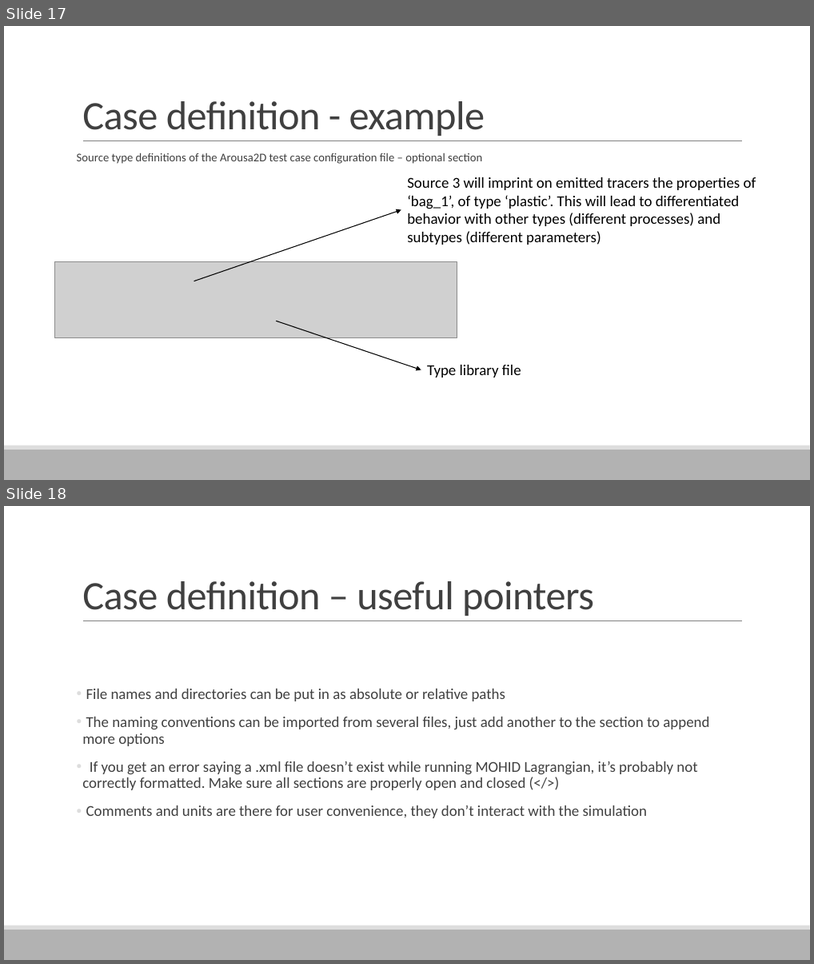
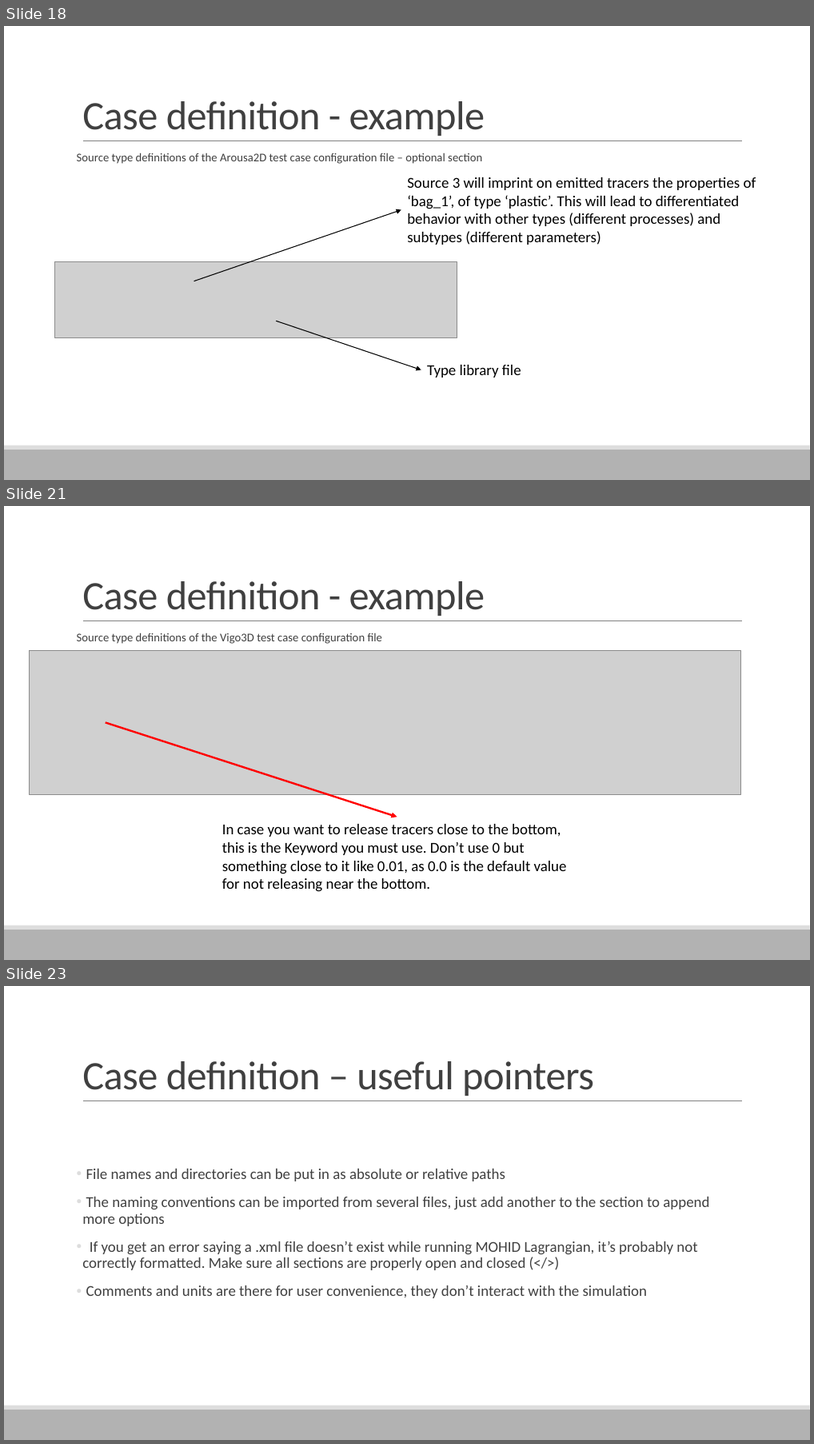
Before and after one commit to Mohid-Water-Modelling-System/MOHID-Lagrangian, a slide deck: docs/UsingMOHIDLagrangian.pptx. Shown one above the other, each under a label of ours: slides 17 and 18 before the commit, slides 18, 21 and 23 after it; the slides between them are not shown. The pictures are 814x964 and 814x1444 pixels, drawn with LibreOffice and Linux fonts; fonts in the diff are those of the drawing; grey boxes stand for pictures. Boxes give left, top, right and bottom in pixels: in the first picture for what was removed or moved away, otherwise in the second. Text is boxed around its words. In the diff, an @@ line names an element or a change of style, - is before the commit and + after.

Commit message:
Deleted unnecessary variable in WQ tracers. Added example for detritus with resuspension
Also updated documentation

```diff
--- a/docs/UsingMOHIDLagrangian.pptx
+++ b/docs/UsingMOHIDLagrangian.pptx
@@ slide 21 added at [4,506,810,960], background #FFFFFF; not listed: 3 template elements that a slide beside it also shows @@
@@ title added at [82,581,485,616], 48 pt, text #404040 @@
+Case definition - example
@@ text added at [77,632,382,644], 14 pt, text #404040 @@
+Source type definitions of the Vigo3D test case configuration file
@@ picture added at [30,651,742,794] @@
@@ arrow added from (106, 723) to (398, 817), #FF0000 2.25 pt @@
@@ text added at [222,824,567,892], 18 pt, text #000000 @@
+In case you want to release tracers close to the bottom, this is the Keyword you must use. Don’t use 0 but something close to it like 0.01, as 0.0 is the default value for not releasing near the bottom.
@@ what was slide 17 is now slide 18 @@
@@ what was slide 18 is now slide 23 @@
```
Also in this commit, not shown: 4 other slides added, 6 other files.
